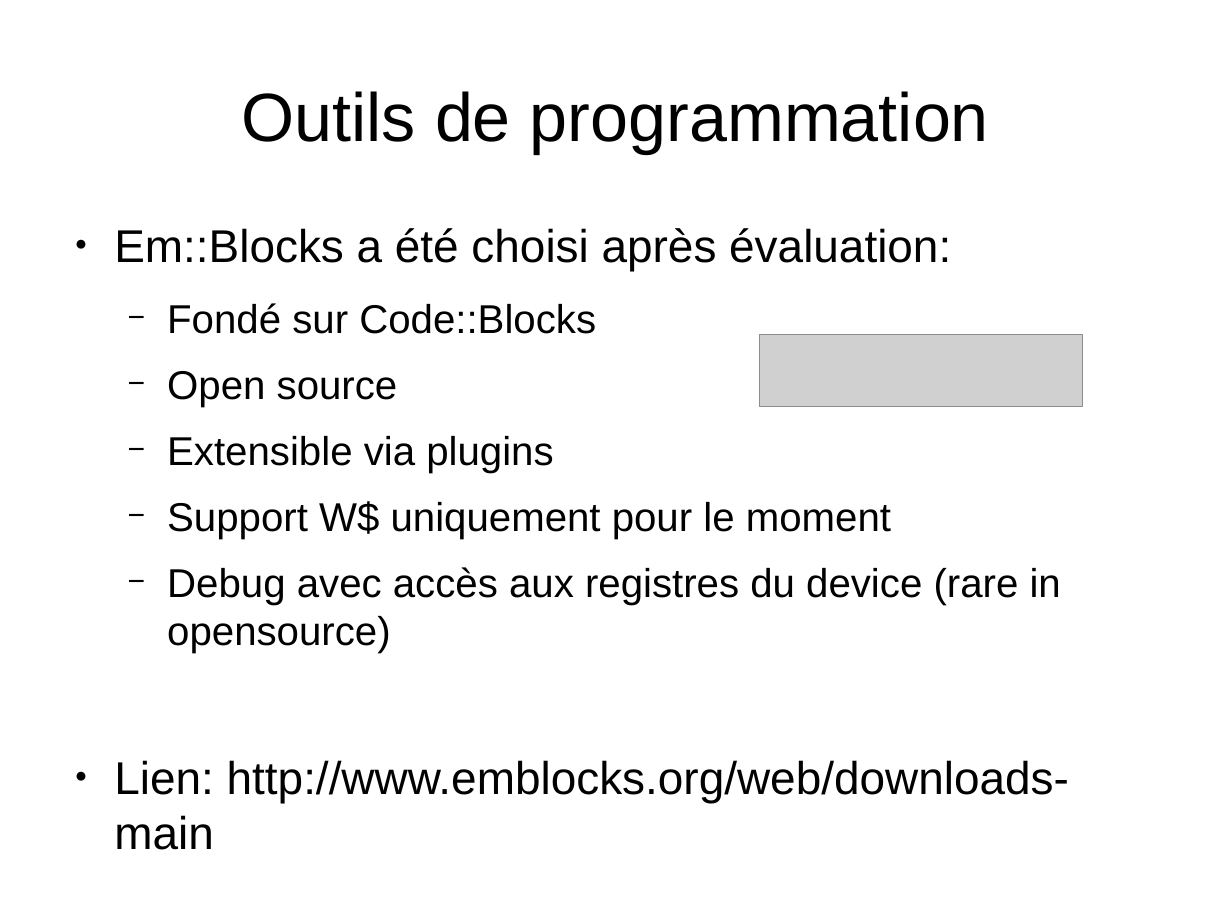
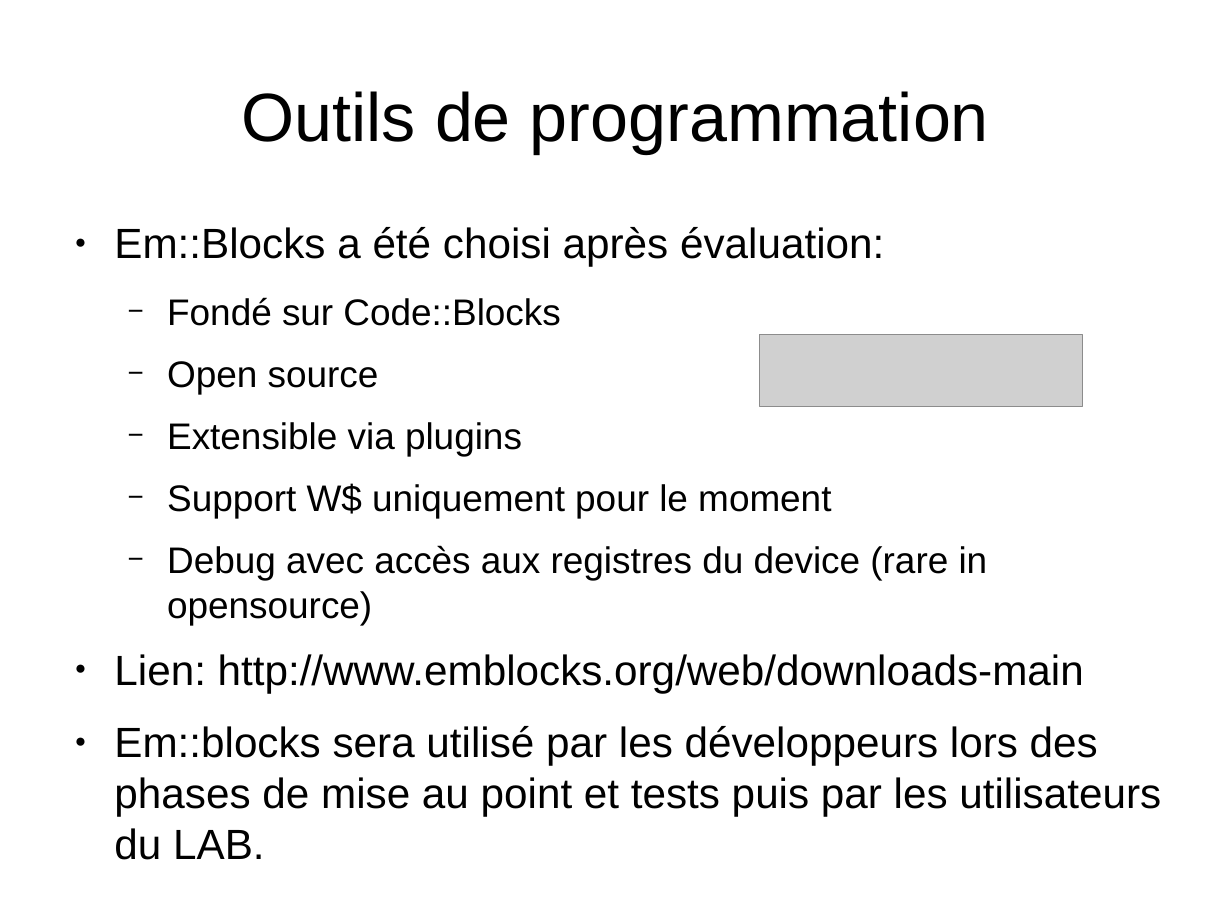
Before and after one commit to LabAixBidouille/EmbeddedTeam, a slide deck: slide 5 of how-to/how-to contribute to mbed.odp. Drawn at 1232x924 pixels with LibreOffice and Linux fonts; fonts in the diff are those of the drawing; grey boxes stand for pictures. Boxes give left, top, right and bottom in pixels: in the first picture for what was removed or moved away, otherwise in the second. Text is boxed around its words. In the diff, an @@ line names an element or a change of style, - is before the commit and + after.

Commit message:
[ET] documentation improvement: python, gcc, tests

```diff
--- a/how-to/how-to contribute to mbed.odp
+++ b/how-to/how-to contribute to mbed.odp
@@ text at (114, 227, 1084, 693): size 29.6 to 27.2 pt in "Em::Blocks a été choisi après évaluation:", "Lien: http://www.emblocks.org/web/downloads-main"; size 25.9 to 23.8 pt in "Fondé sur Code::Blocks", "Open source", "Extensible via plugins", "Support W$ uniquement pour le moment" and 1 more places @@
@@ text at (114, 726, 1161, 860): paragraph added @@
+● Em::blocks sera utilisé par les développeurs lors des phases de mise au point et tests puis par les utilisateurs du LAB.
```
Also in this commit, not shown: 3 slides added, 2 other files.
